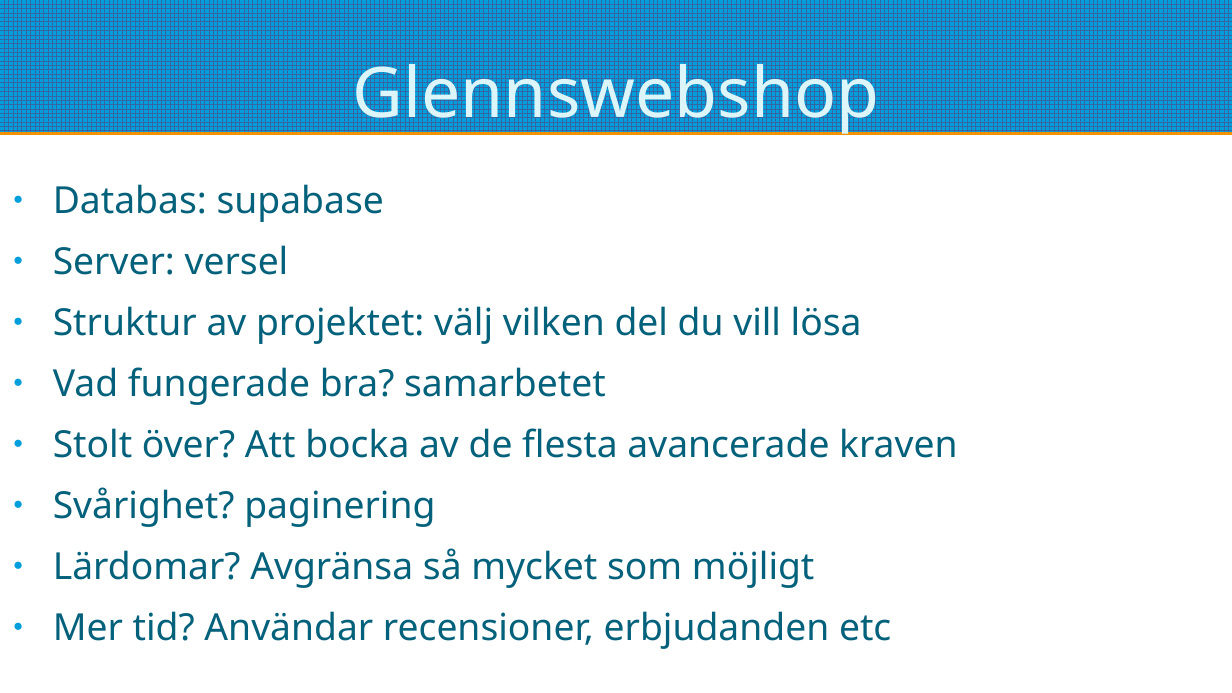
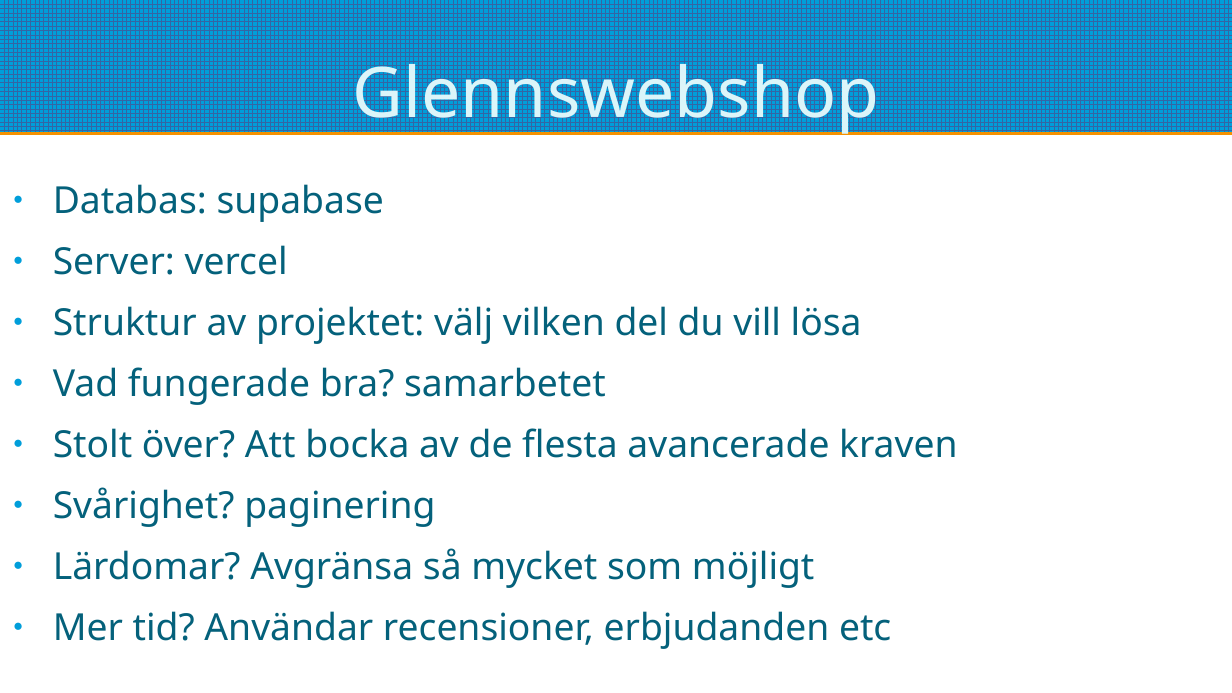
Before and after one commit to pontusOlssonGit/glenns-webshop, a slide deck: slide 7 of redovisning.odp (slide 3 before the commit). Drawn at 1232x693 pixels with LibreOffice and Linux fonts; fonts in the diff are those of the drawing. Boxes give left, top, right and bottom in pixels: in the first picture for what was removed or moved away, otherwise in the second. Text is boxed around its words. In the diff, an @@ line names an element or a change of style, - is before the commit and + after.

```diff
--- a/redovisning.odp
+++ b/redovisning.odp
@@ text at bbox=[53, 245, 288, 275]: text changed @@
-● Server: versel
+● Server: vercel
```
Also in this commit, not shown: 2 other slides changed, 4 slides added, 3 other files.
